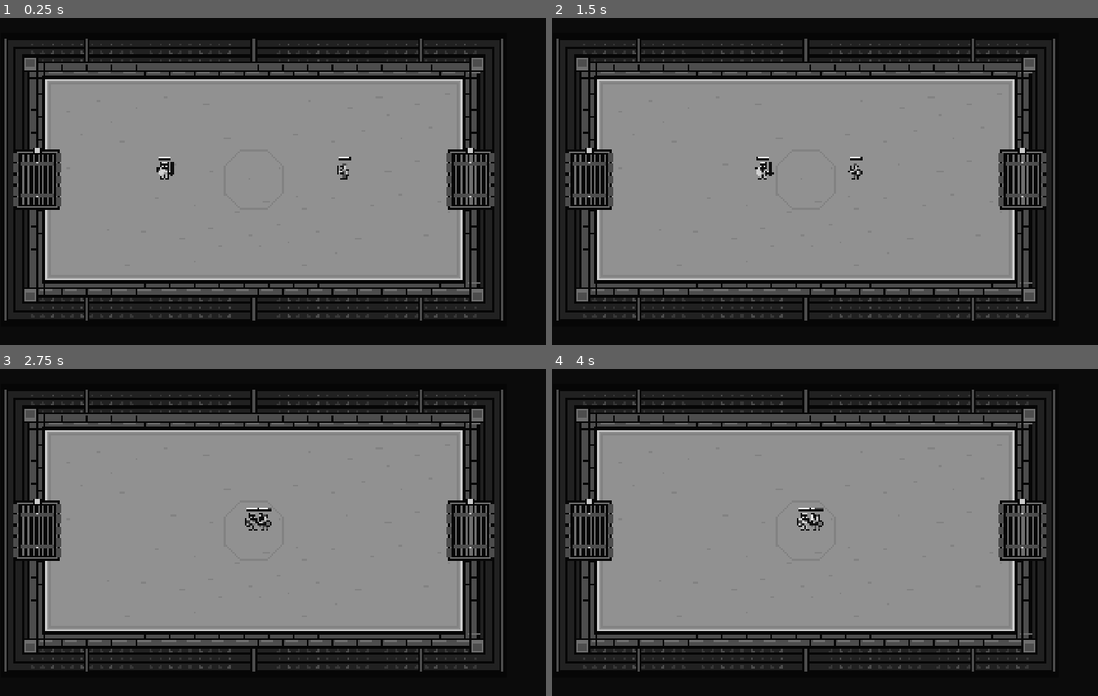
Above: before the commit, frames 1-4 (two rows, left to right).
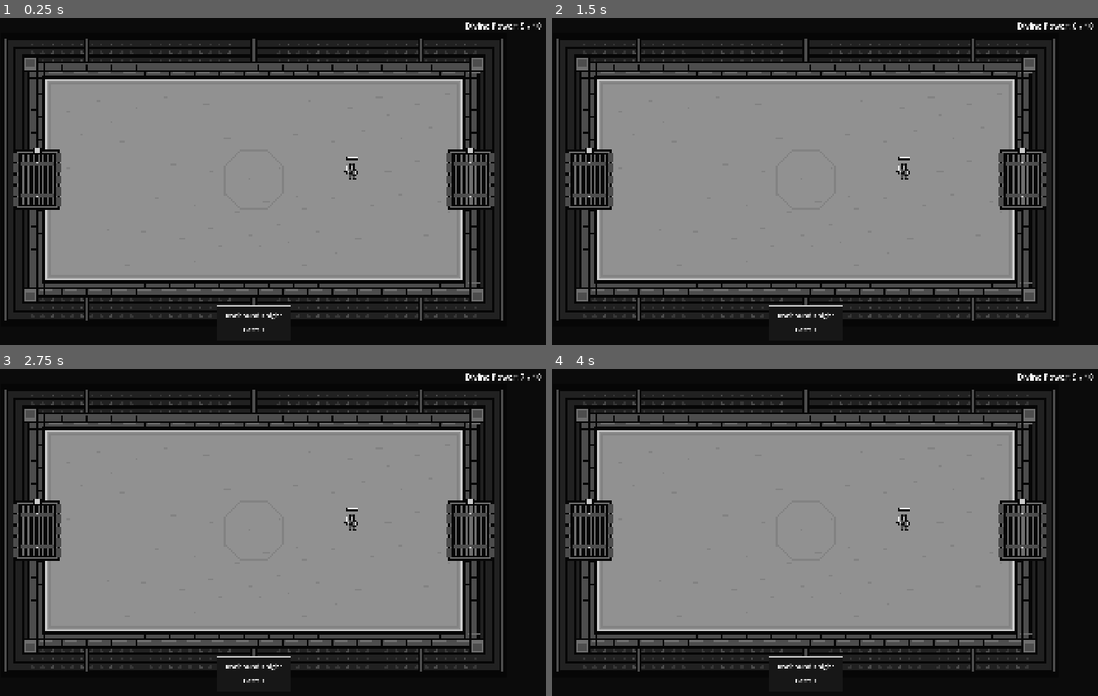
Above: after the commit, the same moments.

Repository: JoshuaLi-hua/divine-coliseum
Game: Godot game, scene res://scenes/main/main.tscn
Two runs of this game, one before a commit and one after it. Both use one fixed random seed, a clock stepped at 60 frames per second and the inputs below.
Inputs (mouse positions are in pixels of both pictures, inside the frame that each line leads up to):
- Up to frame 1 (0.25 s): no input
- Up to frame 2 (1.5 s): move the mouse to (934, 161) at 0.52 s; click (934, 161) at 0.67 s; drag from (688, 197) to (775, 246) at 1.27 s
- Up to frame 3 (2.75 s): move the mouse to (311, 457) at 2.02 s; click (311, 457) at 2.17 s
- Up to frame 4 (4 s): drag from (775, 597) to (628, 480) at 2.77 s; tap Enter at 3.5 s; move the mouse to (983, 581) at 3.52 s; click (983, 581) at 3.67 s

The runs differ from the first frame. In frame 1, 0.7% of the frame differs, in the area x 28-100%, y 1-96%; in frame 2, 0.7%, in the area x 37-100%, y 1-96%; in frame 3, 0.6%; in frame 4, 0.7%.

Commit message:
Divine Coliseum - Step 7 First Card Summon

Diff:
--- a/autoload/game_manager.gd
+++ b/autoload/game_manager.gd
@@ -1,2 +1,25 @@
 extends Node
-## Reserved foundation for future global game state.
+## Minimal run-level summon resource.
+signal divine_power_changed(value: float)
+
+const MAX_DIVINE_POWER: float = 10.0
+const STARTING_DIVINE_POWER: float = 5.0
+const REGENERATION: float = 1.0
+var divine_power: float = STARTING_DIVINE_POWER
+
+func reset_divine_power() -> void:
+	divine_power = STARTING_DIVINE_POWER
+	divine_power_changed.emit(divine_power)
+
+func _process(delta: float) -> void:
+	var next: float = minf(MAX_DIVINE_POWER, divine_power + REGENERATION * delta)
+	if next != divine_power:
+		divine_power = next
+		divine_power_changed.emit(divine_power)
+
+func try_spend(cost: float) -> bool:
+	if cost < 0.0 or divine_power < cost:
+		return false
+	divine_power -= cost
+	divine_power_changed.emit(divine_power)
+	return true
--- a/scenes/arena/arena.tscn
+++ b/scenes/arena/arena.tscn
@@ -1,7 +1,7 @@
 [gd_scene load_steps=4 format=3]
 
 [ext_resource type="Script" path="res://scenes/arena/arena.gd" id="1_arena"]
-[ext_resource type="PackedScene" path="res://scenes/units/ironbound_knight.tscn" id="2_knight"]
+[ext_resource type="Script" path="res://scenes/arena/summon_region.gd" id="2_region"]
 
 [ext_resource type="PackedScene" path="res://scenes/units/arena_militia.tscn" id="3_militia"]
 
@@ -13,8 +13,9 @@
 enabled = true
 position_smoothing_enabled = false
 
-[node name="IronboundKnight" parent="." instance=ExtResource("2_knight")]
-position = Vector2(-320, 0)
+[node name="SummonRegion" type="Node2D" parent="."]
+visible = false
+script = ExtResource("2_region")
 
 [node name="ArenaMilitia" parent="." instance=ExtResource("3_militia")]
 position = Vector2(320, 0)
--- /dev/null
+++ b/scenes/arena/summon_region.gd
@@ -0,0 +1,25 @@
+extends Node2D
+## Coordinates are local to the arena; inset for the prototype unit silhouette.
+const SUMMON_RECT: Rect2 = Rect2(-620, -240, 540, 510)
+
+func _draw() -> void:
+	draw_rect(SUMMON_RECT, Color(1, 1, 1, 0.08))
+	draw_rect(SUMMON_RECT, Color(0.94, 0.94, 0.94, 0.8), false, 2.0)
+
+func try_summon(unit_scene: PackedScene, viewport_position: Vector2, cost: int) -> Unit:
+	var world_position: Vector2 = get_canvas_transform().affine_inverse() * viewport_position
+	if not SUMMON_RECT.has_point(to_local(world_position)) or unit_scene == null:
+		return null
+	for node: Node in get_tree().get_nodes_in_group("units"):
+		var unit: Unit = node as Unit
+		if unit != null and unit.global_position.distance_to(world_position) < 48.0:
+			return null
+	var instance: Node = unit_scene.instantiate()
+	var summoned: Unit = instance as Unit
+	if summoned == null or not GameManager.try_spend(cost):
+		instance.free()
+		return null
+	summoned.team = Unit.Team.PLAYER
+	summoned.position = get_parent().to_local(world_position)
+	get_parent().add_child(summoned)
+	return summoned
--- /dev/null
+++ b/scenes/cards/card.gd
@@ -0,0 +1,43 @@
+class_name SummonCard
+extends Panel
+
+signal dragging_changed(active: bool)
+signal dropped(card: SummonCard, viewport_position: Vector2)
+@export var display_name: String = "Unit"
+@export var divine_power_cost: int = 0
+@export var unit_scene: PackedScene
+var consumed: bool = false
+var dragging: bool = false
+var _home: Vector2
+var _grab_offset: Vector2
+
+func _ready() -> void:
+	$Name.text = display_name
+	$Cost.text = "Cost: %d" % divine_power_cost
+
+func _gui_input(event: InputEvent) -> void:
+	if event is InputEventMouseButton and event.button_index == MOUSE_BUTTON_LEFT and event.pressed and not consumed:
+		_home = position
+		_grab_offset = event.position
+		dragging = true
+		dragging_changed.emit(true)
+		accept_event()
+
+func _input(event: InputEvent) -> void:
+	if not dragging:
+		return
+	if event is InputEventMouseMotion:
+		global_position = event.position - _grab_offset
+	elif event is InputEventMouseButton and event.button_index == MOUSE_BUTTON_LEFT and not event.pressed:
+		dragging = false
+		dragging_changed.emit(false)
+		dropped.emit(self, event.position)
+		if not consumed:
+			position = _home
+		get_viewport().set_input_as_handled()
+
+func consume() -> void:
+	consumed = true
+	hide()
+	mouse_filter = Control.MOUSE_FILTER_IGNORE
+	set_process_input(false)
--- /dev/null
+++ b/scenes/cards/card.tscn
@@ -0,0 +1,30 @@
+[gd_scene load_steps=3 format=3]
+[ext_resource type="Script" path="res://scenes/cards/card.gd" id="1"]
+[sub_resource type="StyleBoxFlat" id="CardStyle"]
+bg_color = Color(0.09, 0.09, 0.09, 1)
+border_width_left = 2
+border_width_top = 2
+border_width_right = 2
+border_width_bottom = 2
+border_color = Color(0.8, 0.8, 0.8, 1)
+[node name="Card" type="Panel"]
+offset_right = 240.0
+offset_bottom = 112.0
+theme_override_styles/panel = SubResource("CardStyle")
+script = ExtResource("1")
+[node name="Name" type="Label" parent="."]
+offset_left = 12.0
+offset_top = 16.0
+offset_right = 228.0
+offset_bottom = 46.0
+mouse_filter = 2
+theme_override_font_sizes/font_size = 22
+horizontal_alignment = 1
+[node name="Cost" type="Label" parent="."]
+offset_left = 12.0
+offset_top = 62.0
+offset_right = 228.0
+offset_bottom = 94.0
+mouse_filter = 2
+theme_override_font_sizes/font_size = 22
+horizontal_alignment = 1
--- a/scenes/main/main.tscn
+++ b/scenes/main/main.tscn
@@ -1,7 +1,46 @@
-[gd_scene load_steps=2 format=3]
+[gd_scene load_steps=5 format=3]
 
 [ext_resource type="PackedScene" path="res://scenes/arena/arena.tscn" id="1_arena"]
+
+[ext_resource type="Script" path="res://scenes/ui/combat_ui.gd" id="2_ui"]
+[ext_resource type="PackedScene" path="res://scenes/cards/card.tscn" id="3_card"]
+[ext_resource type="PackedScene" path="res://scenes/units/ironbound_knight.tscn" id="4_knight"]
 
 [node name="Main" type="Node2D"]
 
 [node name="Arena" parent="." instance=ExtResource("1_arena")]
+
+[node name="CombatUI" type="CanvasLayer" parent="."]
+script = ExtResource("2_ui")
+
+[node name="Screen" type="Control" parent="CombatUI"]
+anchors_preset = 15
+anchor_right = 1.0
+anchor_bottom = 1.0
+grow_horizontal = 2
+grow_vertical = 2
+mouse_filter = 2
+
+[node name="DivinePower" type="Label" parent="CombatUI/Screen"]
+anchor_left = 1.0
+anchor_right = 1.0
+offset_left = -330.0
+offset_top = 22.0
+offset_right = -24.0
+offset_bottom = 58.0
+mouse_filter = 2
+theme_override_font_sizes/font_size = 26
+horizontal_alignment = 2
+
+[node name="Card" parent="CombatUI/Screen" instance=ExtResource("3_card")]
+anchor_left = 0.5
+anchor_top = 1.0
+anchor_right = 0.5
+anchor_bottom = 1.0
+offset_left = -120.0
+offset_top = -130.0
+offset_right = 120.0
+offset_bottom = -18.0
+display_name = "Ironbound Knight"
+divine_power_cost = 3
+unit_scene = ExtResource("4_knight")
--- /dev/null
+++ b/scenes/ui/combat_ui.gd
@@ -0,0 +1,23 @@
+extends CanvasLayer
+
+@onready var _card: SummonCard = $Screen/Card
+@onready var _power_label: Label = $Screen/DivinePower
+@onready var _region: Node2D = get_parent().get_node("Arena/SummonRegion")
+
+func _ready() -> void:
+	GameManager.divine_power_changed.connect(_update_power)
+	GameManager.reset_divine_power()
+	_card.dragging_changed.connect(_on_dragging_changed)
+	_card.dropped.connect(_on_card_dropped)
+
+func _update_power(value: float) -> void:
+	_power_label.text = "Divine Power: %d / 10" % floori(value)
+
+func _on_dragging_changed(active: bool) -> void:
+	_region.visible = active
+
+func _on_card_dropped(card: SummonCard, viewport_position: Vector2) -> void:
+	if card.consumed:
+		return
+	if _region.try_summon(card.unit_scene, viewport_position, card.divine_power_cost) != null:
+		card.consume()
Not shown, added: scenes/arena/summon_region.gd.uid
Not shown, added: scenes/cards/card.gd.uid
Not shown, added: scenes/ui/combat_ui.gd.uid
